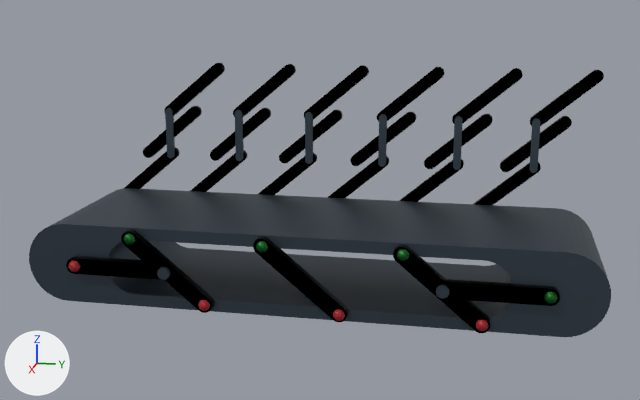
One commit to the Blender file Assets/Models/plattformSpace.blend: the scene before it, then after it.
Camera for both pictures: a 50 mm camera at (10.73, 2.17, 3.39) aimed at (0.07, 0.04, 0.73). The axes (+X, +Y, +Z) are drawn at lower left. The lights are the same throughout.
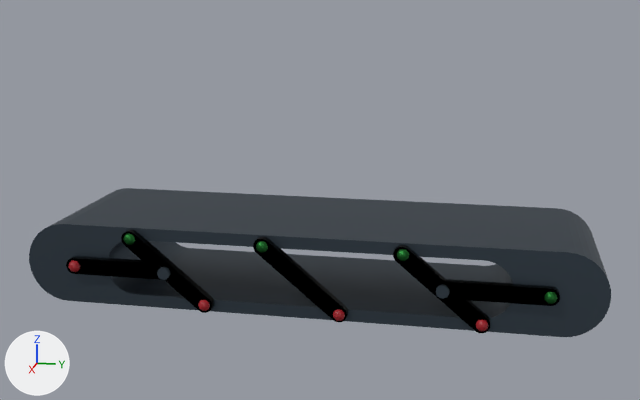
Changed parts and their boxes [x1, y1, x2, y2] in the pictures (640 x 400 px):
'Cylinder.014', deleted (black): before [124, 63, 604, 205]
'Cylinder.009', deleted (blue): before [165, 108, 540, 173]

Edits to the bpy script that builds the scene:
```text
Remove ob_cylinder_009:
    ob_cylinder_009 = bpy.data.objects.new('Cylinder.009', me_cylinder_012)
    ob_cylinder_009.location = (-0.995, -2.328, 1.325)
    ob_cylinder_009.rotation_euler = (1.571, 0.0, 4.712)  # degrees (90, 0, 270)
    ob_cylinder_009.scale = (0.051, 0.051, 0.0255)
Remove ob_cylinder_014:
    ob_cylinder_014 = bpy.data.objects.new('Cylinder.014', me_cylinder_017)
    ob_cylinder_014.location = (-1.05, 0.178, 1.333)
    ob_cylinder_014.rotation_euler = (1.571, -0.873, 4.712)  # degrees (90, -50, 270)
    ob_cylinder_014.scale = (0.0781, 0.0781, 0.0391)
```
